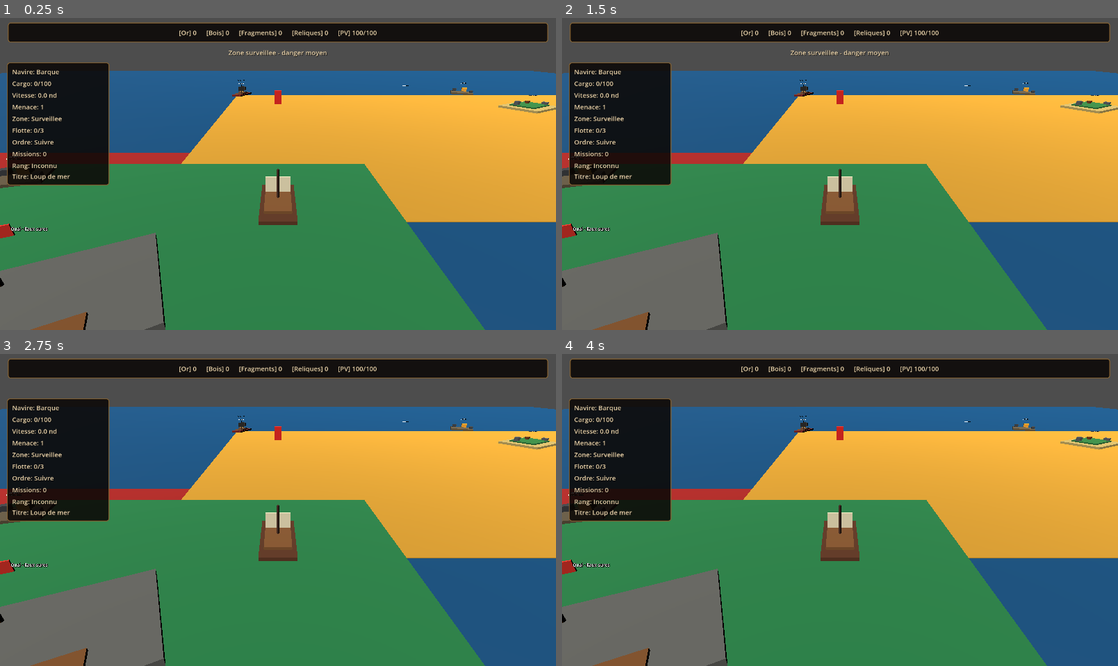
Above: before the commit, frames 1-4 (two rows, left to right).
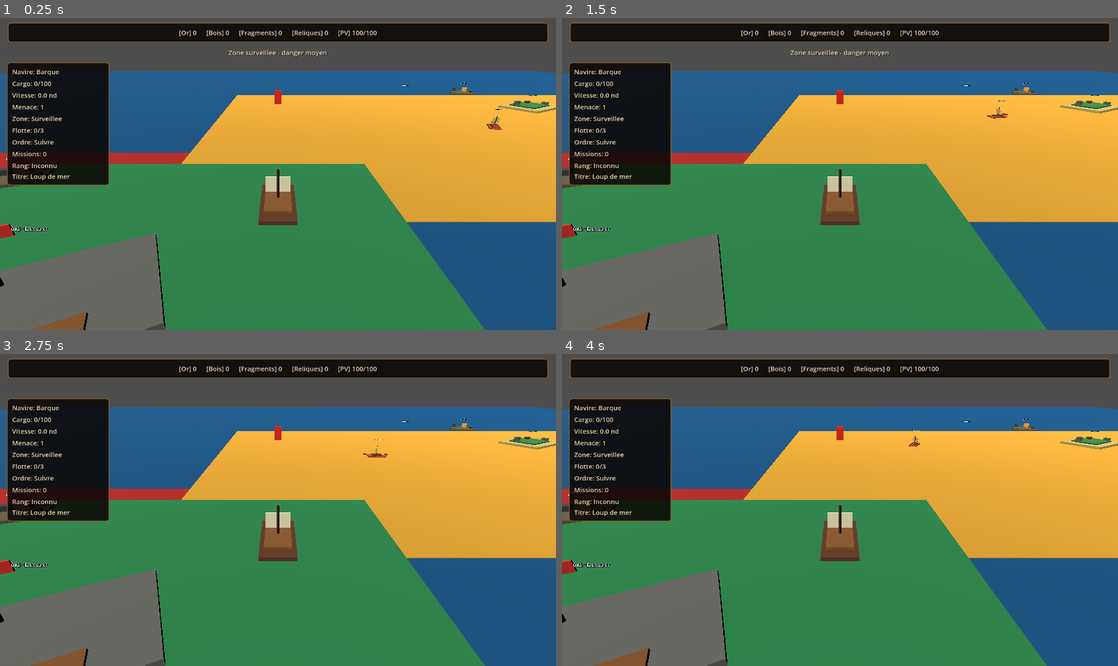
Above: after the commit, the same moments.

Repository: blou132/jeux-pirate
Game: Godot game, scene res://scenes/world/World.tscn
Two runs of this game, one before a commit and one after it. Both use one fixed random seed, a clock stepped at 60 frames per second and the inputs below.
Inputs (mouse positions are in pixels of both pictures, inside the frame that each line leads up to):
- Up to frame 1 (0.25 s): no input
- Up to frame 2 (1.5 s): tap Enter at 0.5 s; move the mouse to (962, 158) at 0.52 s; hold D 0.53-1.25 s; tap R at 0.6 s; click (962, 158) at 0.67 s; drag from (728, 189) to (812, 236) at 1.27 s
- Up to frame 3 (2.75 s): move the mouse to (333, 441) at 2.02 s; hold D from 2.03 s (still down); hold Q from 2.03 s (still down)
- Up to frame 4 (4 s): release D at 2.75 s; release Q at 2.75 s; drag from (812, 572) to (673, 463) at 2.77 s; move the mouse to (1006, 556) at 3.52 s; hold A from 3.53 s (still down); tap C at 3.6 s

The runs differ from the first frame. In frame 1, 0.1% of the frame differs, in the area x 41-91%, y 19-36%; in frame 2, 0.1%; in frame 3, 0.1%; in frame 4, 0.1%.

Commit message:
feat: scale enemy spawns by danger zone

Diff:
--- a/scenes/world/World.tscn
+++ b/scenes/world/World.tscn
@@ -232,31 +232,37 @@
 position = Vector3(28, 0, -18)
 rotation_degrees = Vector3(0, -35, 0)
 script = ExtResource("9_enemy_spawn_point")
-danger_zone = "port"
+danger_zone = "safe_waters"
 
 [node name="SpawnNorthChannel" type="Marker3D" parent="SpawnManager"]
 position = Vector3(-8, 0, -46)
 rotation_degrees = Vector3(0, 155, 0)
 script = ExtResource("9_enemy_spawn_point")
-danger_zone = "archipelago"
+danger_zone = "watched_zone"
 
 [node name="SpawnEastReef" type="Marker3D" parent="SpawnManager"]
 position = Vector3(54, 0, 18)
 rotation_degrees = Vector3(0, -105, 0)
 script = ExtResource("9_enemy_spawn_point")
-danger_zone = "archipelago"
+danger_zone = "contested_zone"
 
 [node name="SpawnHostileSouth" type="Marker3D" parent="SpawnManager"]
 position = Vector3(-42, 0, 52)
 rotation_degrees = Vector3(0, 35, 0)
 script = ExtResource("9_enemy_spawn_point")
-danger_zone = "hostile"
+danger_zone = "hostile_zone"
 
 [node name="SpawnHostileWest" type="Marker3D" parent="SpawnManager"]
 position = Vector3(-58, 0, -18)
 rotation_degrees = Vector3(0, 80, 0)
 script = ExtResource("9_enemy_spawn_point")
-danger_zone = "hostile"
+danger_zone = "hostile_zone"
+
+[node name="SpawnDeadlyTreasureRoute" type="Marker3D" parent="SpawnManager"]
+position = Vector3(-88, 0, 64)
+rotation_degrees = Vector3(0, 45, 0)
+script = ExtResource("9_enemy_spawn_point")
+danger_zone = "deadly_zone"
 
 [node name="StarterQuay" parent="." instance=ExtResource("6_port")]
 position = Vector3(-9, 0, 8)
--- a/scripts/world/EnemySpawnPoint.gd
+++ b/scripts/world/EnemySpawnPoint.gd
@@ -1,6 +1,6 @@
 extends Marker3D
 
-@export var danger_zone: String = "open"
+@export var danger_zone: String = DangerZoneCatalog.ZONE_SAFE
 
 
 func _ready() -> void:
@@ -8,4 +8,4 @@
 
 
 func get_danger_zone() -> String:
-	return danger_zone
+	return DangerZoneCatalog.normalize_zone_id(danger_zone)
--- a/scripts/world/SpawnManager.gd
+++ b/scripts/world/SpawnManager.gd
@@ -48,7 +48,8 @@
 		enemy.queue_free()
 		return false
 
-	var variant_config := _pick_enemy_variant(_get_spawn_point_zone(spawn_point))
+	var spawn_zone_id: String = _get_spawn_point_zone(spawn_point)
+	var variant_config: Dictionary = _pick_enemy_variant(spawn_zone_id)
 	if enemy.has_method("configure_variant"):
 		enemy.configure_variant(variant_config)
 
@@ -251,69 +252,55 @@
 
 func _get_spawn_point_zone(spawn_point: Marker3D) -> String:
 	if spawn_point.has_method("get_danger_zone"):
-		return spawn_point.get_danger_zone()
-
-	return "open"
+		return DangerZoneCatalog.normalize_zone_id(String(spawn_point.get_danger_zone()))
+
+	return DangerZoneCatalog.ZONE_SAFE
 
 
 func _get_variant_weight(variant_id: String, danger_level: int, danger_zone: String) -> int:
-	match danger_zone:
-		"port":
+	var zone_id: String = DangerZoneCatalog.normalize_zone_id(danger_zone)
+	var allowed_enemy_types: Array[String] = DangerZoneCatalog.get_enemy_types(zone_id)
+	if not allowed_enemy_types.has(variant_id):
+		return 0
+
+	match zone_id:
+		DangerZoneCatalog.ZONE_SAFE:
 			match variant_id:
 				"small_pirate":
-					return 8
+					return 10
+		DangerZoneCatalog.ZONE_WATCHED:
+			match variant_id:
+				"small_pirate":
+					return maxi(3, 7 - danger_level)
 				"brigantine":
-					return 1 + mini(danger_level, 2)
-				"heavy_patrol":
-					return 0
-		"archipelago":
+					return 2 + mini(danger_level, 3)
+		DangerZoneCatalog.ZONE_CONTESTED:
 			match variant_id:
 				"small_pirate":
-					return max(2, 6 - danger_level)
+					return maxi(1, 4 - danger_level)
 				"brigantine":
-					return 4 + danger_level
-				"heavy_patrol":
-					return max(0, danger_level - 2)
-		"hostile":
-			match variant_id:
-				"small_pirate":
-					return max(1, 4 - danger_level)
+					return 6
+				"heavy_patrol":
+					return maxi(1, danger_level)
+		DangerZoneCatalog.ZONE_HOSTILE:
+			match variant_id:
 				"brigantine":
-					return 4
-				"heavy_patrol":
-					return 2 + danger_level
-
-	if danger_level <= 1:
-		match variant_id:
-			"small_pirate":
-				return 7
-			"brigantine":
-				return 2
-			"heavy_patrol":
-				return 0
-	elif danger_level == 2:
-		match variant_id:
-			"small_pirate":
-				return 5
-			"brigantine":
-				return 4
-			"heavy_patrol":
-				return 1
-	elif danger_level == 3:
-		match variant_id:
-			"small_pirate":
-				return 3
-			"brigantine":
-				return 5
-			"heavy_patrol":
-				return 2
-
-	match variant_id:
-		"small_pirate":
-			return 2
-		"brigantine":
-			return 5
-		"heavy_patrol":
-			return 4
+					return 5
+				"heavy_patrol":
+					return 3 + danger_level
+		DangerZoneCatalog.ZONE_DEADLY:
+			match variant_id:
+				"brigantine":
+					return 2
+				"heavy_patrol":
+					return 7 + danger_level
+		DangerZoneCatalog.ZONE_LEGENDARY:
+			match variant_id:
+				"heavy_patrol":
+					return 10 + danger_level
+		DangerZoneCatalog.ZONE_ABYSS:
+			match variant_id:
+				"heavy_patrol":
+					return 12 + danger_level
 
 	return 1
